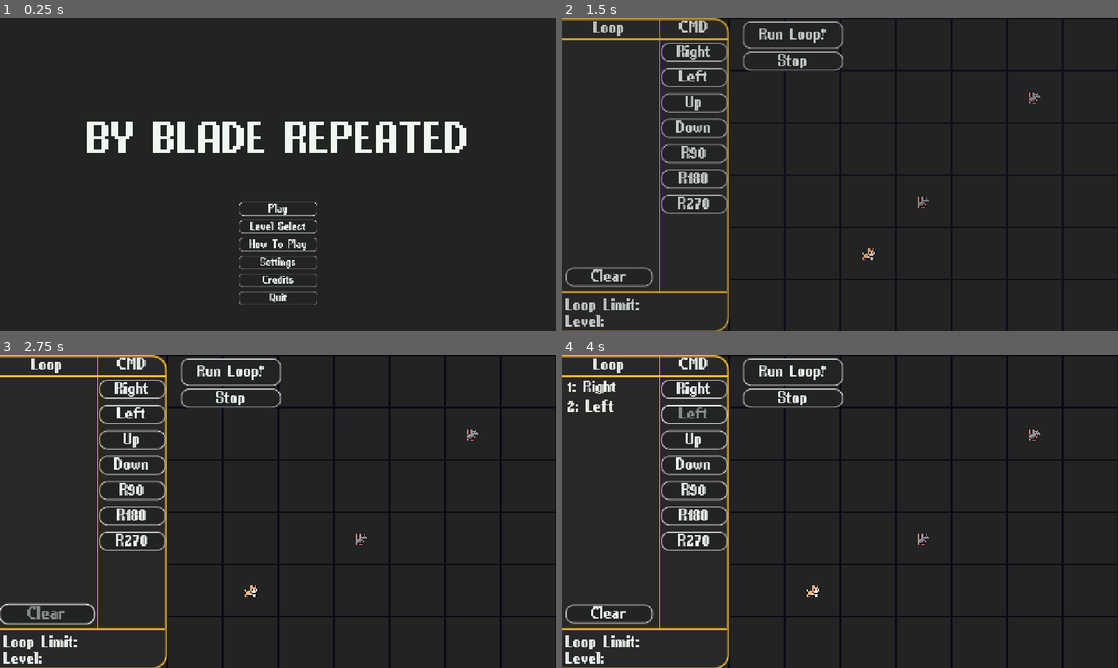
Above: before the commit, frames 1-4 (two rows, left to right).
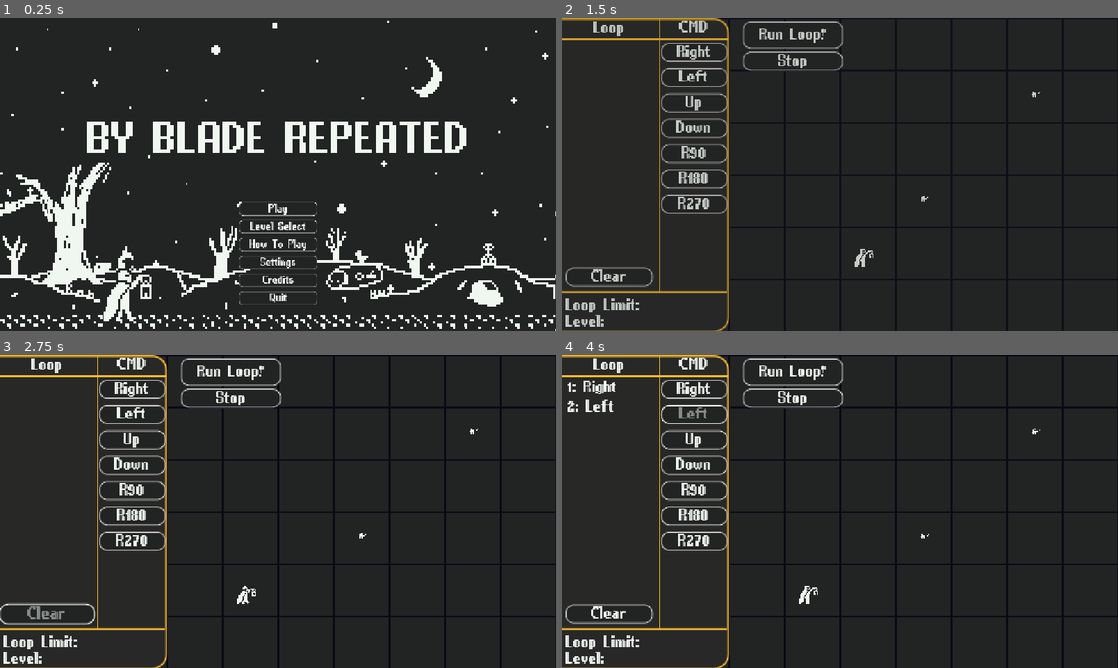
Above: after the commit, the same moments.

Repository: hutnerr/gmtk-jam-2025
Game: Godot game, scene res://00_main/Main.tscn
Two runs of this game, one before a commit and one after it. Both use one fixed random seed, a clock stepped at 60 frames per second and the inputs below.
Inputs (mouse positions are in pixels of both pictures, inside the frame that each line leads up to):
- Up to frame 1 (0.25 s): no input
- Up to frame 2 (1.5 s): click "Play" at 0.5 s; move the mouse to (962, 158) at 1.27 s; hold D (right) from 1.28 s (still down)
- Up to frame 3 (2.75 s): release D (right) at 2 s; click "Clear" at 2 s
- Up to frame 4 (4 s): click "Right" at 2.75 s; click "Left" at 3.5 s

The runs differ from the first frame. In frame 1, 7.3% of the frame differs, in the area x 0-100%, y 0-100%; in frame 2, 0.2%; in frame 3, 0.2%; in frame 4, 0.2%.

Commit message:
More art

Diff:
--- a/00_main/Main.tscn
+++ b/00_main/Main.tscn
@@ -1,12 +1,75 @@
-[gd_scene load_steps=8 format=3 uid="uid://o3ryldcogx2y"]
+[gd_scene load_steps=16 format=3 uid="uid://o3ryldcogx2y"]
 
 [ext_resource type="Script" uid="uid://cd27x07d34w5s" path="res://00_main/main.gd" id="1_f4613"]
 [ext_resource type="PackedScene" uid="uid://cl5g7tjmjq45r" path="res://01_user-interface/main-menu/MainMenu.tscn" id="2_utqqy"]
-[ext_resource type="Texture2D" uid="uid://byxe41kpy3k0f" path="res://99_assets/background/Pralax Background-Sky.png" id="4_h3sfl"]
+[ext_resource type="Texture2D" uid="uid://brnsspgqm1tfe" path="res://99_assets/sprites/background/Parallax Monochrome.png" id="4_esoif"]
 [ext_resource type="Script" uid="uid://ei132lunx33x" path="res://00_main/parallax.gd" id="4_hka2u"]
+[ext_resource type="Texture2D" uid="uid://dj3jrah4cn43u" path="res://99_assets/sprites/knight/Mono Knight.png" id="5_esoif"]
 [ext_resource type="PackedScene" uid="uid://d0778cg3m1y6u" path="res://music/main_theme.tscn" id="5_hka2u"]
-[ext_resource type="Texture2D" uid="uid://bxaqf7sfyfas2" path="res://99_assets/background/Pralax Background-Clouds.png" id="5_ko1dt"]
-[ext_resource type="Texture2D" uid="uid://mpikqki8s2ec" path="res://99_assets/background/Pralax Background-Bushes.png" id="6_e244q"]
+
+[sub_resource type="AtlasTexture" id="AtlasTexture_h3sfl"]
+atlas = ExtResource("5_esoif")
+region = Rect2(32, 0, 32, 32)
+
+[sub_resource type="AtlasTexture" id="AtlasTexture_ko1dt"]
+atlas = ExtResource("5_esoif")
+region = Rect2(64, 0, 32, 32)
+
+[sub_resource type="AtlasTexture" id="AtlasTexture_e244q"]
+atlas = ExtResource("5_esoif")
+region = Rect2(96, 0, 32, 32)
+
+[sub_resource type="AtlasTexture" id="AtlasTexture_l02b2"]
+atlas = ExtResource("5_esoif")
+region = Rect2(128, 0, 32, 32)
+
+[sub_resource type="AtlasTexture" id="AtlasTexture_jhfen"]
+atlas = ExtResource("5_esoif")
+region = Rect2(160, 0, 32, 32)
+
+[sub_resource type="AtlasTexture" id="AtlasTexture_xriyc"]
+atlas = ExtResource("5_esoif")
+region = Rect2(192, 0, 32, 32)
+
+[sub_resource type="AtlasTexture" id="AtlasTexture_fqvdj"]
+atlas = ExtResource("5_esoif")
+region = Rect2(224, 0, 32, 32)
+
+[sub_resource type="AtlasTexture" id="AtlasTexture_xp2d3"]
+atlas = ExtResource("5_esoif")
+region = Rect2(256, 0, 32, 32)
+
+[sub_resource type="SpriteFrames" id="SpriteFrames_b7wva"]
+animations = [{
+"frames": [{
+"duration": 1.0,
+"texture": SubResource("AtlasTexture_h3sfl")
+}, {
+"duration": 1.0,
+"texture": SubResource("AtlasTexture_ko1dt")
+}, {
+"duration": 1.0,
+"texture": SubResource("AtlasTexture_e244q")
+}, {
+"duration": 1.0,
+"texture": SubResource("AtlasTexture_l02b2")
+}, {
+"duration": 1.0,
+"texture": SubResource("AtlasTexture_jhfen")
+}, {
+"duration": 1.0,
+"texture": SubResource("AtlasTexture_xriyc")
+}, {
+"duration": 1.0,
+"texture": SubResource("AtlasTexture_fqvdj")
+}, {
+"duration": 1.0,
+"texture": SubResource("AtlasTexture_xp2d3")
+}],
+"loop": true,
+"name": &"default",
+"speed": 5.0
+}]
 
 [node name="Main" type="Node"]
 process_mode = 3
@@ -17,55 +80,39 @@
 [node name="MainMenu" parent="UserInterface" instance=ExtResource("2_utqqy")]
 
 [node name="Sky" type="ParallaxBackground" parent="."]
-visible = false
-follow_viewport_enabled = true
-scroll_offset = Vector2(1, 0)
-script = ExtResource("4_hka2u")
-scrollSpeed = Vector2(1, 0)
-
-[node name="Sky Parallax" type="ParallaxLayer" parent="Sky"]
-motion_scale = Vector2(30, 30)
-motion_mirroring = Vector2(1500, 0)
-
-[node name="Sky" type="TextureRect" parent="Sky/Sky Parallax"]
-custom_minimum_size = Vector2(1500, 900)
-offset_right = 1200.0
-offset_bottom = 900.0
-texture = ExtResource("4_h3sfl")
-
-[node name="Clouds" type="ParallaxBackground" parent="."]
-visible = false
 follow_viewport_enabled = true
 script = ExtResource("4_hka2u")
-scrollSpeed = Vector2(50, 0)
+scrollSpeed = Vector2(-0.5, 0)
 
-[node name="Cloud Parallax" type="ParallaxLayer" parent="Clouds"]
-motion_mirroring = Vector2(1200, 0)
+[node name="Background" type="ParallaxLayer" parent="Sky"]
+motion_scale = Vector2(30, 30)
+motion_mirroring = Vector2(1280, 0)
 
-[node name="TextureRect" type="TextureRect" parent="Clouds/Cloud Parallax"]
-custom_minimum_size = Vector2(1200, 900)
-offset_right = 1200.0
+[node name="Background" type="TextureRect" parent="Sky/Background"]
+visible = false
+custom_minimum_size = Vector2(1500, 900)
+offset_right = 1500.0
 offset_bottom = 900.0
-size_flags_horizontal = 6
-size_flags_vertical = 6
-texture = ExtResource("5_ko1dt")
+size_flags_horizontal = 0
+texture = ExtResource("4_esoif")
 
-[node name="Bushes" type="TextureRect" parent="Clouds"]
-visible = false
-anchors_preset = 15
-anchor_right = 1.0
-anchor_bottom = 1.0
-offset_left = -4.0
-offset_top = 99.0
-offset_right = -4.0
-offset_bottom = 99.0
-grow_horizontal = 2
-grow_vertical = 2
-texture = ExtResource("6_e244q")
+[node name="Sprite2D" type="Sprite2D" parent="Sky/Background"]
+position = Vector2(640, 360)
+scale = Vector2(5, 5.625)
+texture = ExtResource("4_esoif")
+
+[node name="WalkingPlayer" type="Node2D" parent="Sky"]
+
+[node name="AnimatedSprite2D" type="AnimatedSprite2D" parent="Sky/WalkingPlayer"]
+position = Vector2(317, 607)
+scale = Vector2(5, 5.625)
+sprite_frames = SubResource("SpriteFrames_b7wva")
+autoplay = "default"
 
 [node name="MainTheme" parent="." instance=ExtResource("5_hka2u")]
 
 [node name="ColorRect" type="ColorRect" parent="."]
+visible = false
 anchors_preset = 15
 anchor_right = 1.0
 anchor_bottom = 1.0
--- a/04_objects/level-completion/completion.tscn
+++ b/04_objects/level-completion/completion.tscn
@@ -1,12 +1,34 @@
-[gd_scene load_steps=6 format=3 uid="uid://cx08sw0w5fe3"]
+[gd_scene load_steps=9 format=3 uid="uid://cx08sw0w5fe3"]
 
 [ext_resource type="Script" uid="uid://5a6dcq15c2t7" path="res://03_components/state-machine-component/state_machine.gd" id="1_5boi4"]
 [ext_resource type="Script" uid="uid://c2t5en3p7c2fo" path="res://04_objects/level-completion/completion.gd" id="1_yavyj"]
 [ext_resource type="Script" uid="uid://bbc7nhcj0ean5" path="res://03_components/state-machine-component/state.gd" id="2_qeswq"]
-[ext_resource type="Texture2D" uid="uid://kgl176grg764" path="res://99_assets/sprites/Rat.png" id="3_qeswq"]
+[ext_resource type="Texture2D" uid="uid://c00mbggjcmlea" path="res://99_assets/sprites/lil-guy/Lil Mono Guy.png" id="4_yavyj"]
 
 [sub_resource type="RectangleShape2D" id="RectangleShape2D_5boi4"]
 size = Vector2(13, 13.5)
+
+[sub_resource type="AtlasTexture" id="AtlasTexture_qf8mv"]
+atlas = ExtResource("4_yavyj")
+region = Rect2(0, 0, 32, 32)
+
+[sub_resource type="AtlasTexture" id="AtlasTexture_qd8m1"]
+atlas = ExtResource("4_yavyj")
+region = Rect2(32, 0, 32, 32)
+
+[sub_resource type="SpriteFrames" id="SpriteFrames_5j8v1"]
+animations = [{
+"frames": [{
+"duration": 1.0,
+"texture": SubResource("AtlasTexture_qf8mv")
+}, {
+"duration": 1.0,
+"texture": SubResource("AtlasTexture_qd8m1")
+}],
+"loop": true,
+"name": &"default",
+"speed": 10.0
+}]
 
 [node name="Completion" type="Node2D"]
 script = ExtResource("1_yavyj")
@@ -32,5 +54,7 @@
 script = ExtResource("2_qeswq")
 metadata/_custom_type_script = "uid://bbc7nhcj0ean5"
 
-[node name="Sprite2D" type="Sprite2D" parent="."]
-texture = ExtResource("3_qeswq")
+[node name="AnimatedSprite2D" type="AnimatedSprite2D" parent="."]
+position = Vector2(0, -16)
+sprite_frames = SubResource("SpriteFrames_5j8v1")
+autoplay = "default"
--- a/04_objects/player/player.tscn
+++ b/04_objects/player/player.tscn
@@ -1,10 +1,76 @@
-[gd_scene load_steps=3 format=3 uid="uid://dfmwu30ysrsa3"]
+[gd_scene load_steps=12 format=3 uid="uid://dfmwu30ysrsa3"]
 
-[ext_resource type="Texture2D" uid="uid://gpxi5wdp3e8h" path="res://99_assets/sprites/Cream Bunny.png" id="1_53e5t"]
 [ext_resource type="Script" uid="uid://tj8uwqxnie27" path="res://04_objects/player/player.gd" id="1_xlt0o"]
+[ext_resource type="Texture2D" uid="uid://dj3jrah4cn43u" path="res://99_assets/sprites/knight/Mono Knight.png" id="2_xlt0o"]
+
+[sub_resource type="AtlasTexture" id="AtlasTexture_dn2r7"]
+atlas = ExtResource("2_xlt0o")
+region = Rect2(32, 0, 32, 32)
+
+[sub_resource type="AtlasTexture" id="AtlasTexture_1m0x5"]
+atlas = ExtResource("2_xlt0o")
+region = Rect2(64, 0, 32, 32)
+
+[sub_resource type="AtlasTexture" id="AtlasTexture_vefp8"]
+atlas = ExtResource("2_xlt0o")
+region = Rect2(96, 0, 32, 32)
+
+[sub_resource type="AtlasTexture" id="AtlasTexture_vmbt4"]
+atlas = ExtResource("2_xlt0o")
+region = Rect2(128, 0, 32, 32)
+
+[sub_resource type="AtlasTexture" id="AtlasTexture_dxrkn"]
+atlas = ExtResource("2_xlt0o")
+region = Rect2(160, 0, 32, 32)
+
+[sub_resource type="AtlasTexture" id="AtlasTexture_ptc0b"]
+atlas = ExtResource("2_xlt0o")
+region = Rect2(192, 0, 32, 32)
+
+[sub_resource type="AtlasTexture" id="AtlasTexture_jwr2m"]
+atlas = ExtResource("2_xlt0o")
+region = Rect2(224, 0, 32, 32)
+
+[sub_resource type="AtlasTexture" id="AtlasTexture_s2ql2"]
+atlas = ExtResource("2_xlt0o")
+region = Rect2(256, 0, 32, 32)
+
+[sub_resource type="SpriteFrames" id="SpriteFrames_u1fcw"]
+animations = [{
+"frames": [{
+"duration": 1.0,
+"texture": SubResource("AtlasTexture_dn2r7")
+}, {
+"duration": 1.0,
+"texture": SubResource("AtlasTexture_1m0x5")
+}, {
+"duration": 1.0,
+"texture": SubResource("AtlasTexture_vefp8")
+}, {
+"duration": 1.0,
+"texture": SubResource("AtlasTexture_vmbt4")
+}, {
+"duration": 1.0,
+"texture": SubResource("AtlasTexture_dxrkn")
+}, {
+"duration": 1.0,
+"texture": SubResource("AtlasTexture_ptc0b")
+}, {
+"duration": 1.0,
+"texture": SubResource("AtlasTexture_jwr2m")
+}, {
+"duration": 1.0,
+"texture": SubResource("AtlasTexture_s2ql2")
+}],
+"loop": true,
+"name": &"walk",
+"speed": 5.0
+}]
 
 [node name="Player" type="Node2D"]
 script = ExtResource("1_xlt0o")
 
-[node name="Sprite2D" type="Sprite2D" parent="."]
-texture = ExtResource("1_53e5t")
+[node name="AnimatedSprite2D" type="AnimatedSprite2D" parent="."]
+sprite_frames = SubResource("SpriteFrames_u1fcw")
+animation = &"walk"
+autoplay = "walk"
Binary file removed: 99_assets/sprites/Cream Bunny.png
Binary file removed: 99_assets/sprites/Fruits.png
Binary file removed: 99_assets/sprites/Rat.png
Binary file added: 99_assets/sprites/background/Parallax Monochrome.png
Not shown, changed: 99_assets/sprites/background/Parallax Monochrome.png.import
Binary file added: 99_assets/sprites/knight/Mono Knight.png
Not shown, changed: 99_assets/sprites/knight/Mono Knight.png.import
Binary file added: 99_assets/sprites/lil-guy/Lil Mono Guy.png
Not shown, added: 99_assets/sprites/lil-guy/Lil Mono Guy.png.import
Binary file added: 99_assets/sprites/tileset/Map.png
Not shown, changed: 99_assets/sprites/tileset/Map.png.import
